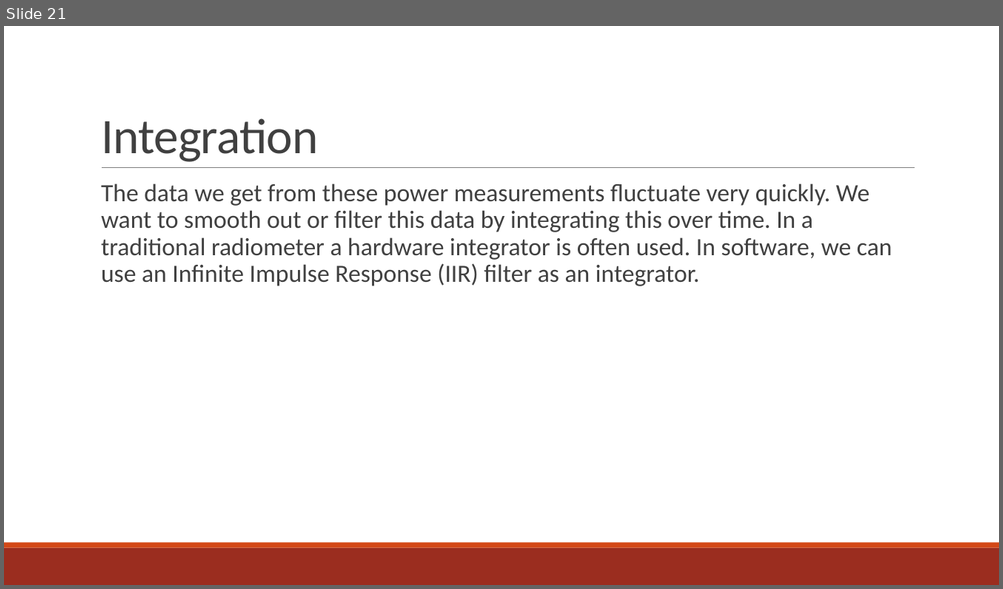
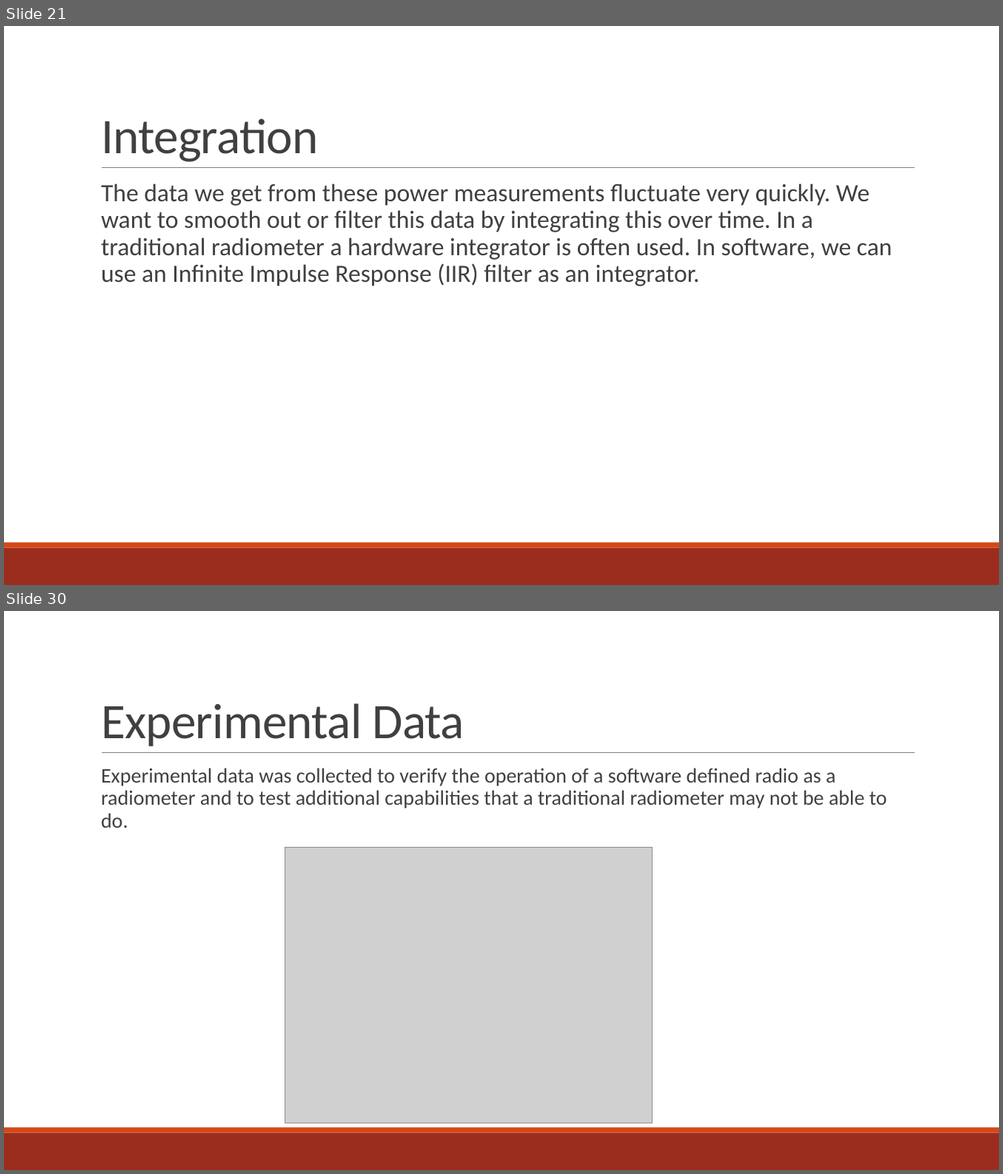
Before and after one commit to matgyver/Radiometer-SDR-Thesis, a slide deck: Presentation/Final Oral Presentation.pptx. Shown one above the other, each under a label of ours: slide 21 before the commit, slides 21 and 30 after it; the slides between them are not shown. The pictures are 1003x589 and 1003x1174 pixels, drawn with LibreOffice and Linux fonts; fonts in the diff are those of the drawing; grey boxes stand for pictures. Boxes give left, top, right and bottom in pixels: in the first picture for what was removed or moved away, otherwise in the second. Text is boxed around its words. In the diff, an @@ line names an element or a change of style, - is before the commit and + after.

```diff
--- a/Presentation/Final Oral Presentation.pptx
+++ b/Presentation/Final Oral Presentation.pptx
@@ slide 30 added at (4,611,999,1170), background #FFFFFF; not listed: 3 template elements that a slide beside it also shows @@
@@ title added at (101,703,464,746), 48 pt, text #404040 @@
+Experimental Data
@@ text added at (101,768,887,828), 20 pt, text #404040 @@
+  Experimental data was collected to verify the operation of a software defined radio as a radiometer and to test additional capabilities that a traditional radiometer may not be able to do.
@@ picture added at (284,848,652,1123) @@
```
Also in this commit, not shown: 14 other slides added.
